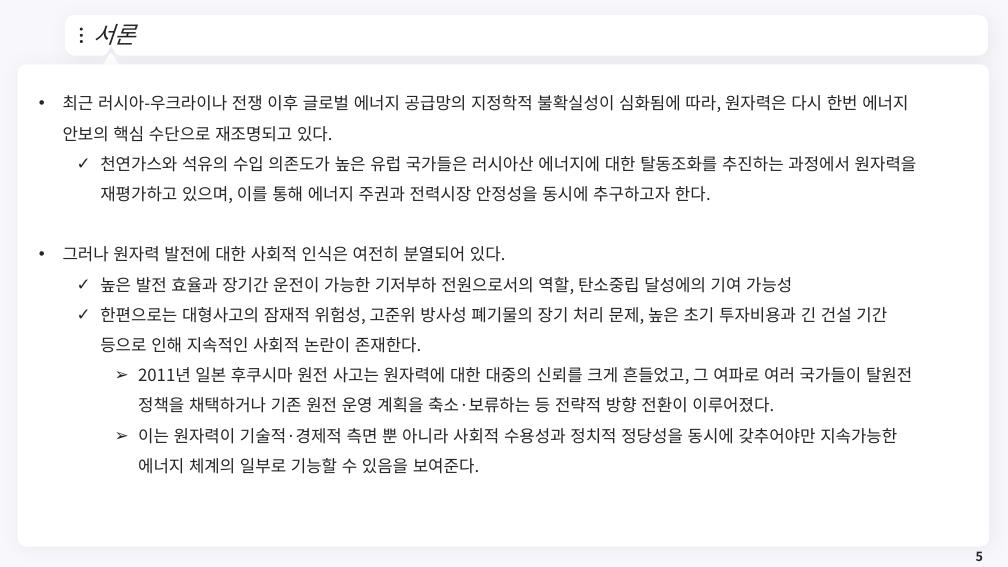
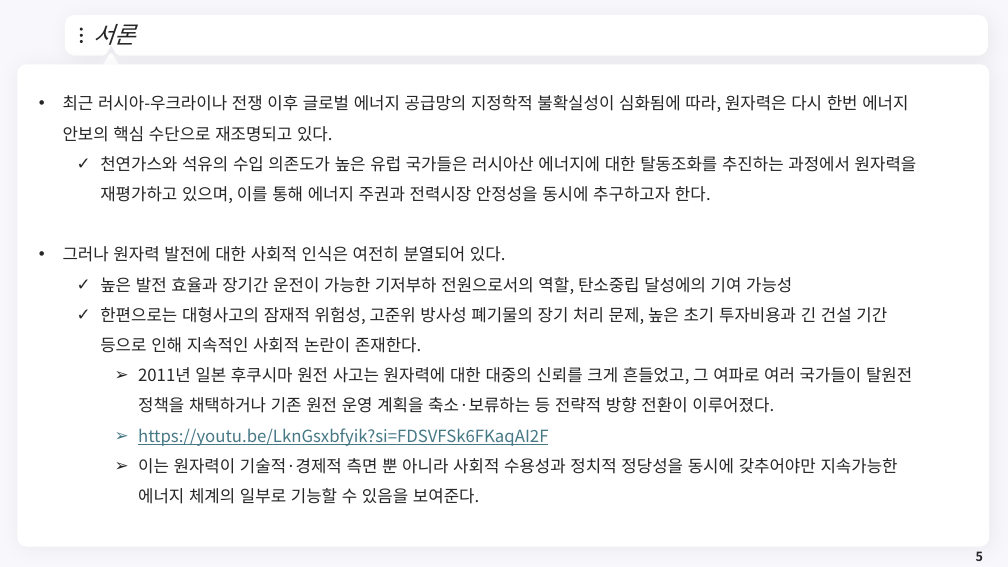
Before and after one commit to meandthey/Teaching, a slide deck: slide 5 of 에너지경제학/자원에너지경제학_Chapter_6 (원자력).pptx. Drawn at 1008x567 pixels with LibreOffice and Linux fonts; fonts in the diff are those of the drawing; background and template pictures are left out. Boxes give left, top, right and bottom in pixels: in the first picture for what was removed or moved away, otherwise in the second. Text is boxed around its words. In the diff, an @@ line names an element or a change of style, - is before the commit and + after.

```diff
--- a/에너지경제학/자원에너지경제학_Chapter_6 (원자력).pptx
+++ b/에너지경제학/자원에너지경제학_Chapter_6 (원자력).pptx
@@ text at bbox=[138, 428, 548, 446]: paragraph added @@
+    ➢ https://youtu.be/LknGsxbfyik?si=FDSVFSk6FKaqAI2F
```
Also in this commit, not shown: 1 other slide changed, 11 slides added, 2 other files.
